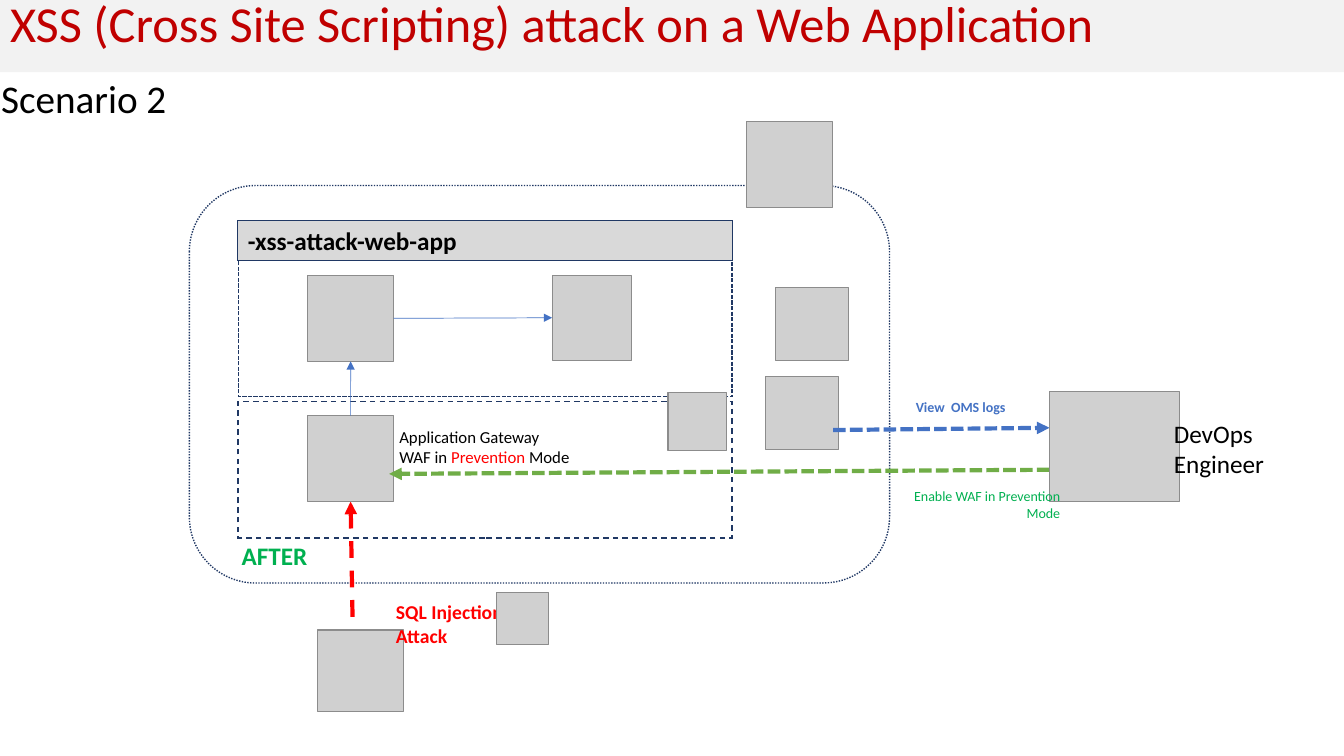
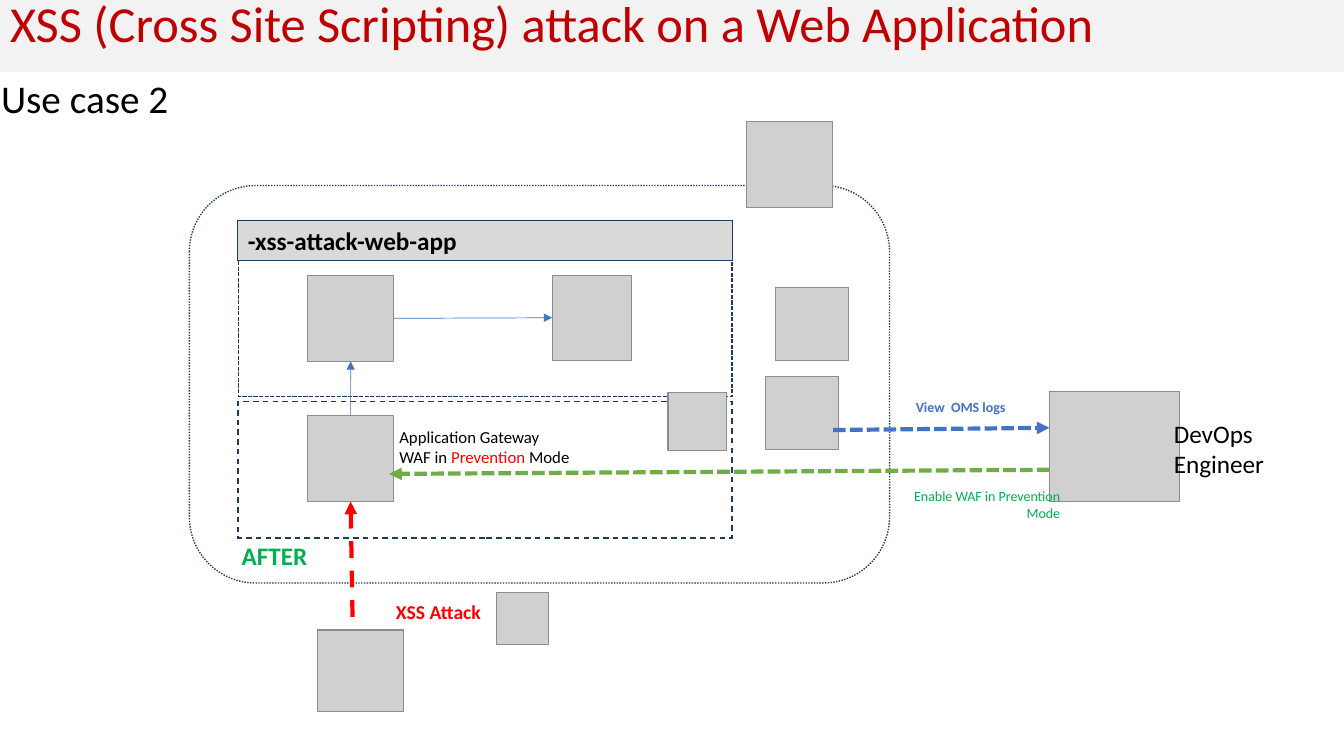
Before and after one commit to Cloudneeti/azure-security-scenarios, a slide deck: slide 14 of scenarios/Azure Security - Proof of concepts.pptx. Drawn at 1344x756 pixels with LibreOffice and Linux fonts; fonts in the diff are those of the drawing; grey boxes stand for pictures. Boxes give left, top, right and bottom in pixels: in the first picture for what was removed or moved away, otherwise in the second. Text is boxed around its words. In the diff, an @@ line names an element or a change of style, - is before the commit and + after.

```diff
--- a/scenarios/Azure Security - Proof of concepts.pptx
+++ b/scenarios/Azure Security - Proof of concepts.pptx
@@ text at [1,87,168,114]: text changed @@
-Scenario 2
+Use case 2
@@ text at [396,605,481,619]: text changed @@
-SQL Injection Attack
+XSS Attack
```
Also in this commit, not shown: 4 other slides changed, 2 slides added, 37 other files.
